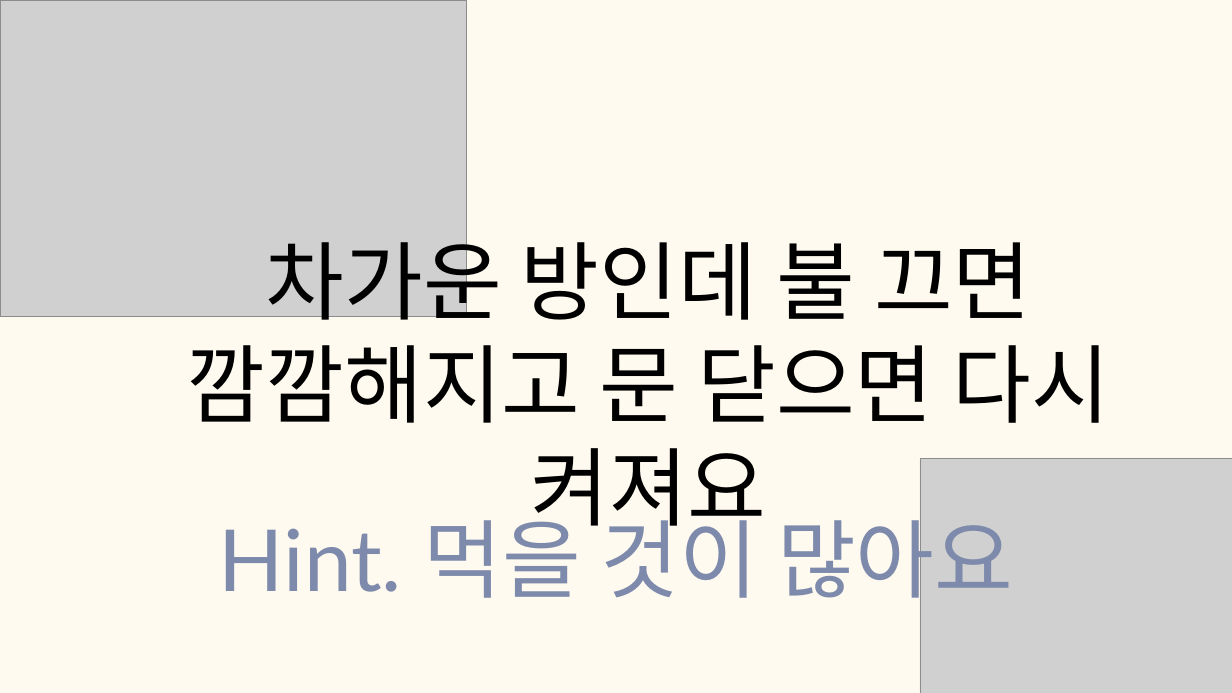
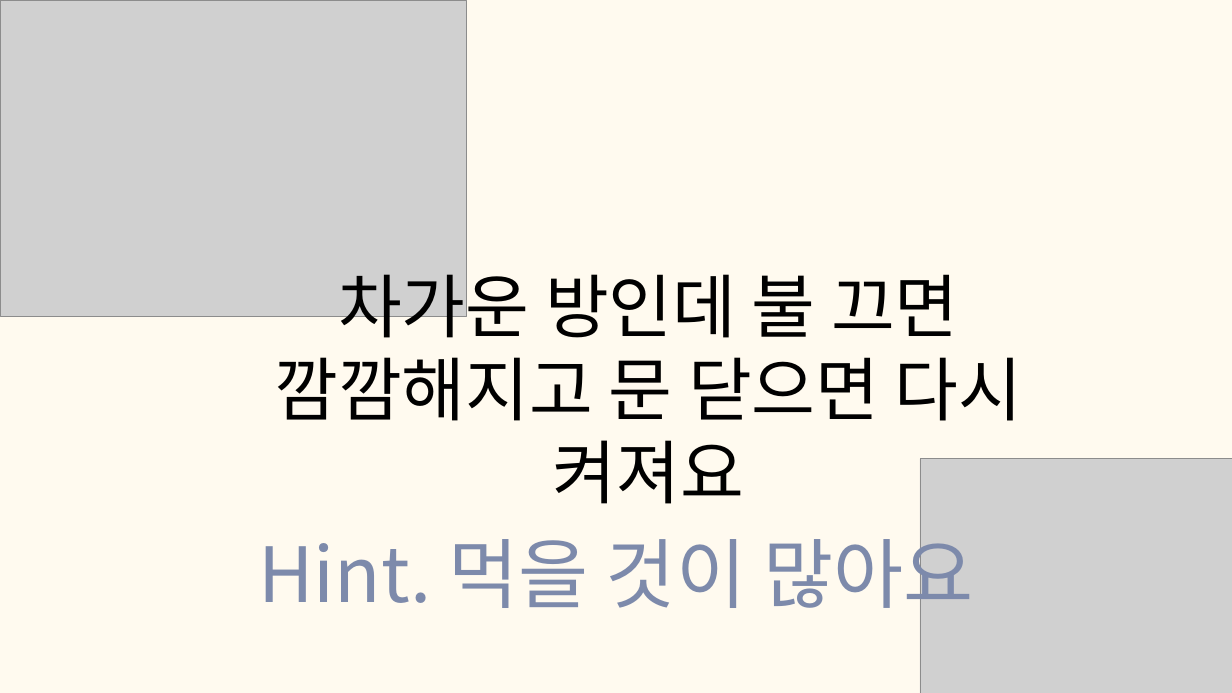
Before and after one commit to tkdgns25300/sunday_play, a slide deck: slide 12 of public/downloads/games/eye-level-quiz/rules.pptx (slide 11 before the commit). Drawn at 1232x693 pixels with LibreOffice and Linux fonts; fonts in the diff are those of the drawing; grey boxes stand for pictures. Boxes give left, top, right and bottom in pixels: in the first picture for what was removed or moved away, otherwise in the second. Text is boxed around its words. In the diff, an @@ line names an element or a change of style, - is before the commit and + after.

```diff
--- a/public/downloads/games/eye-level-quiz/rules.pptx
+++ b/public/downloads/games/eye-level-quiz/rules.pptx
@@ text "차가운 방인데 불 끄면 깜깜해지고 ...": place and size @@
-text "차가운 방인데 불 끄면 깜깜해지고 ..." at (187, 227, 1110, 540)
+text "차가운 방인데 불 끄면 깜깜해지고 ..." at (274, 262, 1023, 504)
@@ text "차가운 방인데 불 끄면 깜깜해지고 ..." at (274, 262, 1023, 504): size 100 to 81 pt, font Lato to Noto Sans CJK KR; line spacing 120pt to 97.2pt @@
@@ text "Hint. 먹을 것이 많아요": place and size @@
-text "Hint. 먹을 것이 많아요" at (219, 504, 1013, 612)
+text "Hint. 먹을 것이 많아요" at (258, 525, 973, 621)
@@ text "Hint. 먹을 것이 많아요" at (258, 525, 973, 621): size 100 to 89 pt, font Lato to Noto Sans CJK KR; line spacing 120pt to 106.8pt @@
```
Also in this commit, not shown: 48 other slides changed, 1 slide added, 3 other files.
